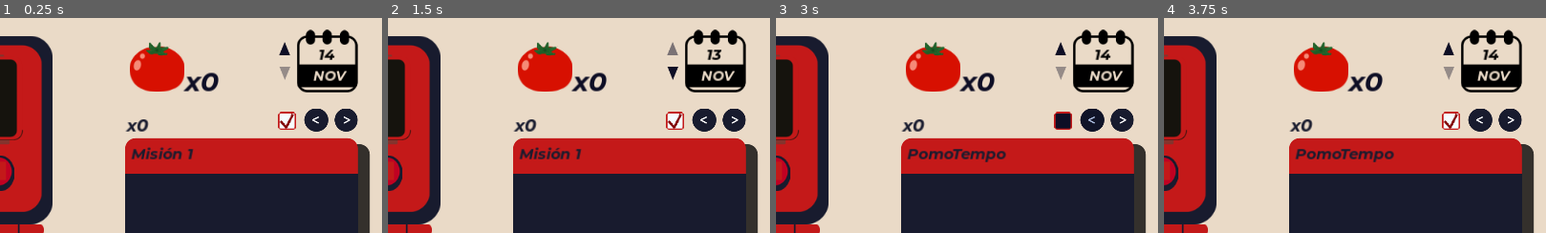
Above: before the commit, frames 1-4 (left to right).
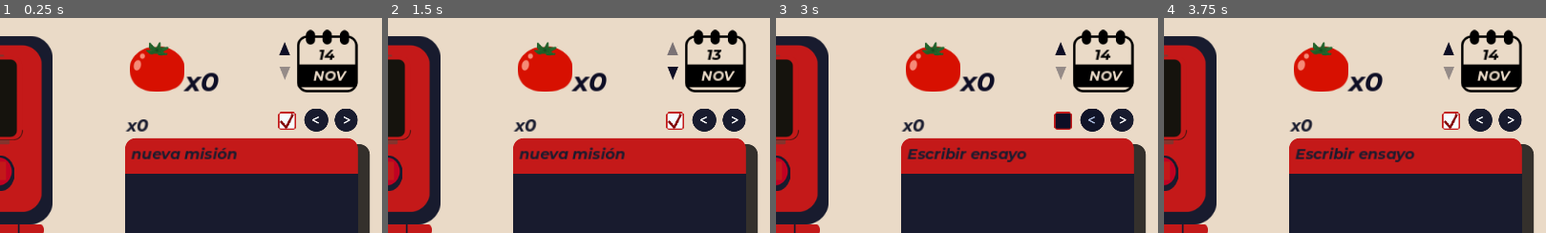
Above: after the commit, the same moments.

Repository: JesusRoberto64/PomoTempo-app
Game: Godot game, scene res://Escenas/Screens/main_screen.tscn
Same seed, same stepped clock (60 frames per second), same inputs: the game is played once before the commit and once after it.
Inputs (mouse positions are % of the whole screen's width and height, from its top left):
- Up to frame 1 (0.25 s): no input
- Up to frame 2 (1.5 s): click (76, 89) at 0.52 s; type "Alex" at 0.6 s; click (83, 7) at 1.25 s
- Up to frame 3 (3 s): click (83, 13) at 2 s; click (88, 24) at 2.75 s
- Up to frame 4 (3.75 s): click (84, 24) at 3.5 s
The pictures show only the part of the screen within x 46-96%, y 0-50%; the shares and areas given below are measured in that part.

The runs differ from the first frame. In frame 1, 0.9% of the frame differs, in the area x 34-62%, y 60-66%; in frame 2, 0.9%; in frame 3, 1.0%, in the area x 35-66%, y 60-68%; in frame 4, 1.0%.

Commit message:
ready to merge in main branch

Diff:
--- a/godot-frtn/Escenas/Display/mision_mini_panel.tscn
+++ b/godot-frtn/Escenas/Display/mision_mini_panel.tscn
@@ -71,7 +71,7 @@
 theme_override_colors/font_color = Color(0.0941176, 0.105882, 0.180392, 1)
 theme_override_fonts/font = ExtResource("2_6wlkx")
 theme_override_font_sizes/font_size = 20
-text = "Misión"
+text = "Add a mision..."
 
 [node name="PomoPanel" type="Panel" parent="."]
 offset_top = 96.0
--- a/godot-frtn/Escenas/Screens/main_screen.tscn
+++ b/godot-frtn/Escenas/Screens/main_screen.tscn
@@ -1,7 +1,8 @@
-[gd_scene load_steps=14 format=3 uid="uid://qhkh5cl0ia86"]
+[gd_scene load_steps=15 format=3 uid="uid://qhkh5cl0ia86"]
 
 [ext_resource type="Script" path="res://Logica/main_screen.gd" id="1_45agk"]
 [ext_resource type="PackedScene" uid="uid://c6gk38tdoocjh" path="res://Escenas/Display/pomodoro.tscn" id="1_wi186"]
+[ext_resource type="PackedScene" uid="uid://b43d4wo42dfqb" path="res://Escenas/Protocols/data_manager.tscn" id="2_71wrq"]
 [ext_resource type="PackedScene" uid="uid://da540mfpl0xwf" path="res://Escenas/Display/fecha_display.tscn" id="2_hmeib"]
 [ext_resource type="PackedScene" uid="uid://dvwd1g1p04v7" path="res://Escenas/Display/alarm.tscn" id="2_jbx1w"]
 [ext_resource type="PackedScene" uid="uid://cr5qmqsvsp2fo" path="res://Escenas/Protocols/date_controller.tscn" id="3_2ujs4"]
@@ -25,7 +26,12 @@
 offset_bottom = 272.0
 theme_override_styles/panel = SubResource("StyleBoxFlat_56vi5")
 
+[node name="DataManager" parent="." instance=ExtResource("2_71wrq")]
+
 [node name="DateController" parent="." instance=ExtResource("3_2ujs4")]
+
+[node name="Client" type="Node" parent="."]
+script = ExtResource("8_1tnpm")
 
 [node name="Fecha_Display" parent="." instance=ExtResource("2_hmeib")]
 position = Vector2(646, 16)
@@ -49,9 +55,6 @@
 offset_top = 496.0
 offset_right = 952.0
 offset_bottom = 534.0
-
-[node name="Client" type="Node" parent="."]
-script = ExtResource("8_1tnpm")
 
 [node name="DummieResponse" type="Node2D" parent="."]
 visible = false
--- a/godot-frtn/Logica/DataBaseModels/DataResource.gd
+++ b/godot-frtn/Logica/DataBaseModels/DataResource.gd
@@ -3,3 +3,4 @@
 @export var fechas = {}
 @export var fechasMisionRegistro = {}
 @export var misiones = {}
+@export var misionResgistro ={}
--- a/godot-frtn/Logica/DataBaseModels/Fechas.gd
+++ b/godot-frtn/Logica/DataBaseModels/Fechas.gd
@@ -1,14 +1,6 @@
 extends Node
 #Fechas registes to fetch
-var registers = {
-	"2024-07-11" : {"id": 0, "pomodoro": 5 },
-	"2024-07-12" : {"id": 1, "pomodoro": 8 },
-	"2024-07-13" : {"id": 2, "pomodoro": 13 },
-	"2024-07-20" : {"id": 3, "pomodoro": 18 },
-	"2024-07-21" : {"id": 4, "pomodoro": 16 },
-	"2024-07-22" : {"id": 5, "pomodoro": 15 },
-	"2024-07-23" : {"id": 6, "pomodoro": 5 },
-}
+var registers = {}
 
 func get_last_Date()-> String:
 	var keysArr = registers.keys()
--- a/godot-frtn/Logica/DataBaseModels/MisionRegistro.gd
+++ b/godot-frtn/Logica/DataBaseModels/MisionRegistro.gd
@@ -3,9 +3,4 @@
 # no exista pomodoro y no allá del mismo nombre en la tabla de misiones
 #Primero se registra aquí una mision luego se copia a la tabla de misiones
 # para que corresponda siempre las ids
-var register = {
-	0: { "mision": "Misión 1", "pomodoro": 11 },
-	1: { "mision": "Misión 2", "pomodoro": 7 },
-	2: { "mision": "Misión 3", "pomodoro": 28 },
-	3: { "mision": "PomoTempo", "pomodoro": 25 },
-}
+var register = {}
--- a/godot-frtn/Logica/DataBaseModels/Misiones.gd
+++ b/godot-frtn/Logica/DataBaseModels/Misiones.gd
@@ -1,12 +1,7 @@
 extends Node
 #Registro de las misiones seleccionadas estas se pueden borrar y agregar
 # Tiene que conservar su id como propiedad
-var register = {
-	0: {"nombre": "Misión 1", "id" : 0},
-	1: {"nombre": "Misión2", "id" : 1},
-	2: {"nombre": "Misión 3", "id" : 2},
-	3: {"nombre": "PomoTempo", "id" : 3},
-}
+var register = {}
 
 func get_Misiones()->Array:
 	var misiones = self.register
--- a/godot-frtn/Logica/DataBaseModels/data_manager.gd
+++ b/godot-frtn/Logica/DataBaseModels/data_manager.gd
@@ -1,12 +1,37 @@
 extends Node
 
 @export var data_resourse: Script
+const SAVEPATH := "res://Recursos/SavedData/save_data_00.tres"
 
-func _ready():
-	#load
+func load_Data():
 	var dir = DirAccess.open("res://Recursos/SavedData/")
-	if !dir.file_exists("res://Recursos/SavedData/save_data_00.tres"):
+
+	if !dir.file_exists(SAVEPATH):
 		var res = data_resourse.new()
-		var error = ResourceSaver.save(res,"res://Recursos/SavedData/save_data_00.tres")
+		var error = ResourceSaver.save(res,SAVEPATH)
 		if error != OK:
 			printerr("Can't save")
+		else:
+			print("Created new data")
+
+	var resource = load(SAVEPATH)
+	MisionesRegister.register = resource.misionResgistro
+	Misiones.register = resource.misiones
+	FechasMisionRegistro.register = resource.fechasMisionRegistro
+	Fechas01.registers = resource.fechas
+
+	print("Data loaded")
+	#print(resource.misiones)
+
+func save():
+	var res = data_resourse.new()
+	res.misionResgistro = MisionesRegister.register
+	res.misiones = Misiones.register
+	res.fechasMisionRegistro = FechasMisionRegistro.register
+	res.fechas = Fechas01.registers
+
+	var error = ResourceSaver.save(res,SAVEPATH)
+	if error != OK:
+		printerr("Can't save")
+	else:
+		print("Saved succesfully")
--- a/godot-frtn/Logica/DataBaseModels/fechas_mision_registro.gd
+++ b/godot-frtn/Logica/DataBaseModels/fechas_mision_registro.gd
@@ -1,12 +1,4 @@
 extends Node
 #Fechas id(int) : {idMisiones(Array) : pomodoros(in), ... }
 # Im serching to register pomodoros per mision per date(fecha)
-var register = {
-	0 : { 0:2, 1:3 },
-	1 : { 2:4 },
-	2 : { 2:10, 3:3 },
-	3 : { 2:10, 3:3 },
-	4 : { 0:4, 1:4, 2:4, 3:4 },
-	5 : { 3:15 },
-	6 : { 0:5 }
-}
+var register = {}
--- a/godot-frtn/Logica/main_screen.gd
+++ b/godot-frtn/Logica/main_screen.gd
@@ -8,9 +8,10 @@
 @onready var timerSeterPomo = $Timer_Seter_Pomodoro
 @onready var timerSeterBreak = $Timer_Seter_Break
 
+#DataBase nodes
 @onready var Client = $Client
-
-@onready var DateControlller = $DateController
+@onready var DateController = $DateController
+@onready var DataMannager = $DataManager
 
 func _ready():
 	Pomodoro.pomodoro_alarm.connect(PanelMision.add_Pomodoro)
@@ -29,10 +30,11 @@
 	timerSeterPomo.set_Timer.connect(Pomodoro.set_Pomodoro_Timer)
 	timerSeterBreak.set_Timer.connect(Pomodoro.set_Break_Timer)
 
-	init_Today(DateControlller, DateDisplay, PanelMision, Client)
+	DataMannager.load_Data()
+	init_Today(DateController, DateDisplay, PanelMision, Client)
 
 func on_Date_Change(_add):
-	currentDay = DateControlller.adjust_Days(currentDay,_add)
+	currentDay = DateController.adjust_Days(currentDay,_add)
 	update_date_display()
 
 	if !Fechas01.registers.has(currentDay):
@@ -59,6 +61,7 @@
 		update_date_display()
 		DateDisplay.forwardBtn.disabled = true
 		update_pomodoro_display()
+	DataMannager.save()
 
 func add_pomodoro_to_mision(_misionId: int):
 	Client.add_pomodoro_mision(_misionId)
--- a/godot-frtn/Logica/mision_mini_panel.gd
+++ b/godot-frtn/Logica/mision_mini_panel.gd
@@ -38,6 +38,9 @@
 	set_Pomodoros_Mision(pomoArr[curPanel])
 
 func _on_selected_toggled(toggled_on):
+	if misiones.size() == 0:
+		selectedBtn.button_pressed = false
+		return
 	if toggled_on:
 		curMision = curPanel
 		isMisionSelected = true
@@ -68,7 +71,8 @@
 
 func fetch_Misions_Pomodoros(_misiones: Array, _pomodoros: Array):
 	if _misiones.size() == 0:
-		print("Error empty array")
+		print("Error empty mision array")
+		isMisionSelected = false
 		return
 	if _misiones.size() != _pomodoros.size():
 		print("Error Misions and Pomodoros not syncroniced")
@@ -118,5 +122,7 @@
 	pomoArr = resetArr
 
 func refresh_Pomodoros(_newPomodoros : Array):
+	if pomoArr.size() <= 0:
+		return
 	pomoArr = _newPomodoros
 	set_Pomodoros_Mision(pomoArr[curPanel])
--- a/godot-frtn/Recursos/SavedData/save_data_00.tres
+++ b/godot-frtn/Recursos/SavedData/save_data_00.tres
@@ -1,9 +1,38 @@
-[gd_resource type="Resource" load_steps=2 format=3 uid="uid://cklrfeiiuyjlp"]
+[gd_resource type="Resource" load_steps=2 format=3 uid="uid://cmrn3f4jx1g62"]
 
-[ext_resource type="Script" path="res://Logica/DataBaseModels/DataResource.gd" id="1_qjxth"]
+[ext_resource type="Script" path="res://Logica/DataBaseModels/DataResource.gd" id="1_fjva4"]
 
 [resource]
-script = ExtResource("1_qjxth")
-fechas = {}
-fechasMisionRegistro = {}
-misiones = {}
+script = ExtResource("1_fjva4")
+fechas = {
+"2024-07-30": {
+"id": 0,
+"pomodoro": 4
+}
+}
+fechasMisionRegistro = {
+0: {
+0: 2,
+1: 2
+}
+}
+misiones = {
+0: {
+"id": 0,
+"nombre": "nueva misión"
+},
+1: {
+"id": 1,
+"nombre": "Escribir ensayo"
+}
+}
+misionResgistro = {
+0: {
+"mision": "nueva misión",
+"pomodoro": 4
+},
+1: {
+"mision": "Escribir ensayo",
+"pomodoro": 3
+}
+}
